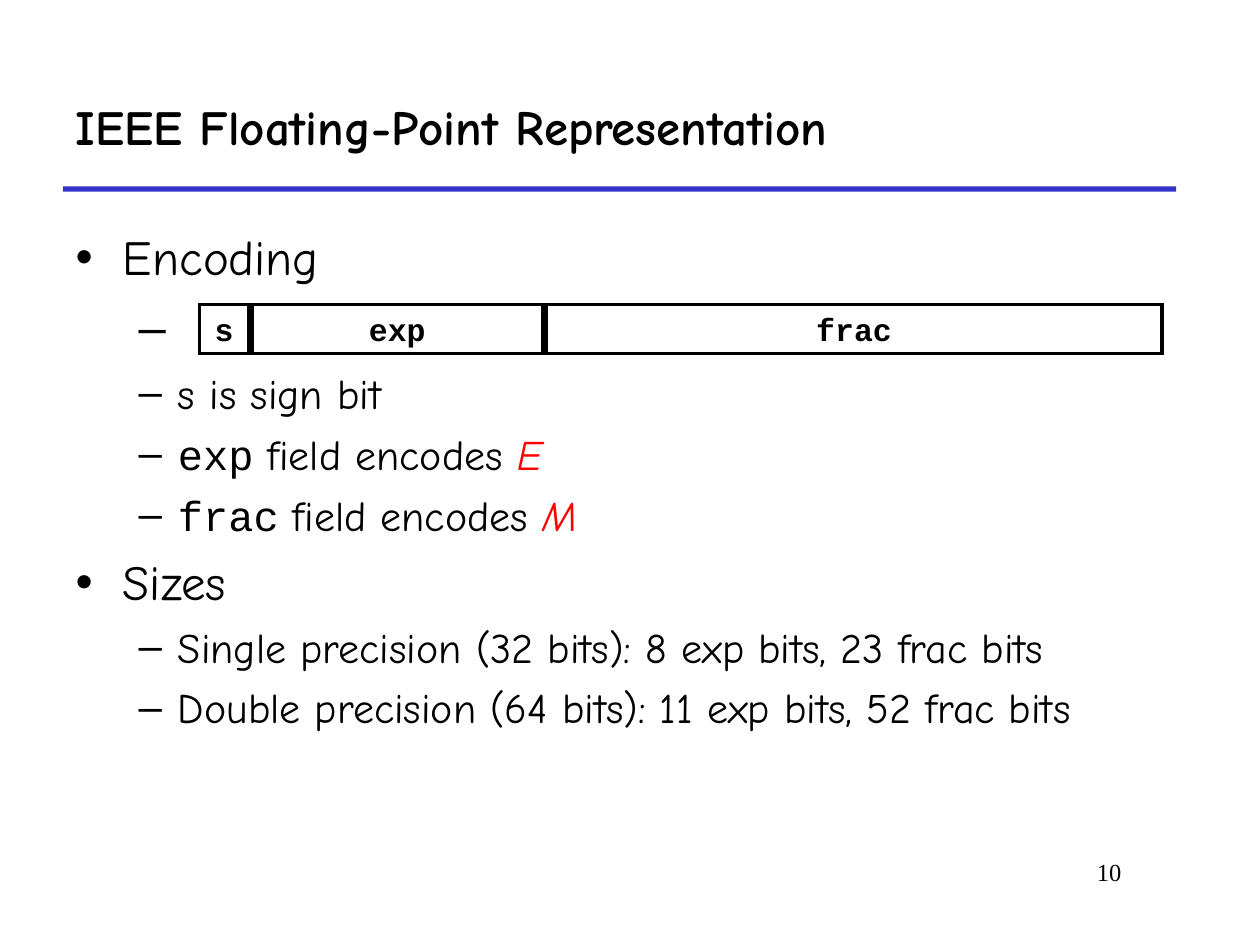
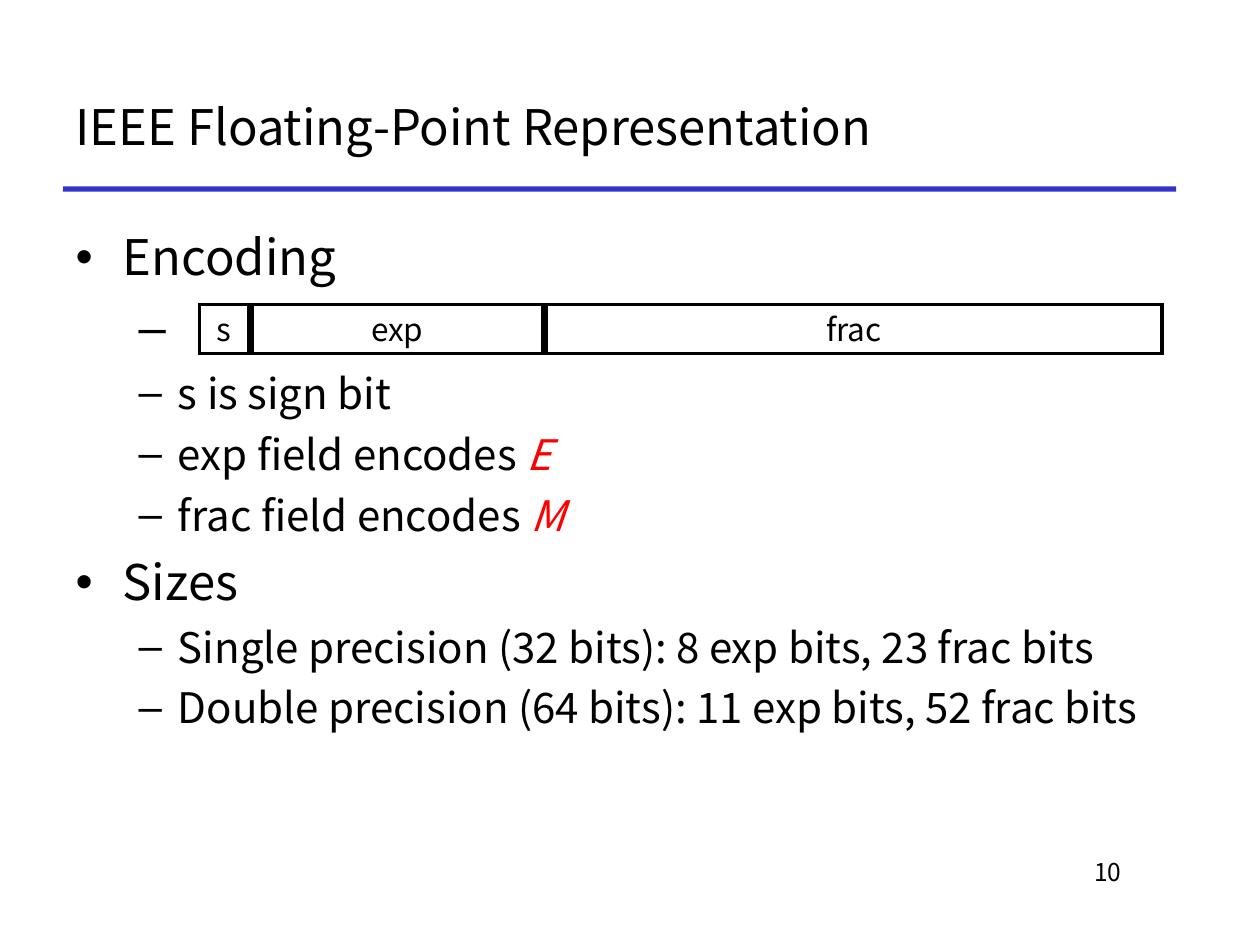
Before and after one commit to To-oTke/oh-my-ics, a slide deck: slide 10 of slides/1-14-float.ppt. Drawn at 1260x945 pixels with LibreOffice and Linux fonts; fonts in the diff are those of the drawing. Boxes give left, top, right and bottom in pixels: in the first picture for what was removed or moved away, otherwise in the second. Text is boxed around its words. In the diff, an @@ line names an element or a change of style, - is before the commit and + after.

Commit message:
[add] 1-14 floating points

```diff
--- a/slides/1-14-float.ppt
+++ b/slides/1-14-float.ppt
@@ title "IEEE Floating-Point Representation" at box(76, 106, 871, 158): font Comic Neue to Noto Sans CJK KR, bold off @@
@@ text "Encoding" at box(123, 236, 1137, 733): font Comic Neue to Noto Sans CJK KR; font Courier New to Noto Sans CJK KR in "exp", "frac" @@
@@ font Courier New to Noto Sans CJK KR, bold off in 3 elements at box(199, 305, 248, 354), box(252, 305, 543, 354), box(546, 305, 1162, 354) @@
@@ page number at box(1094, 862, 1121, 882): font Times New Roman to Noto Sans CJK KR @@
```
Also in this commit, not shown: 45 other slides changed, 3 other files.
